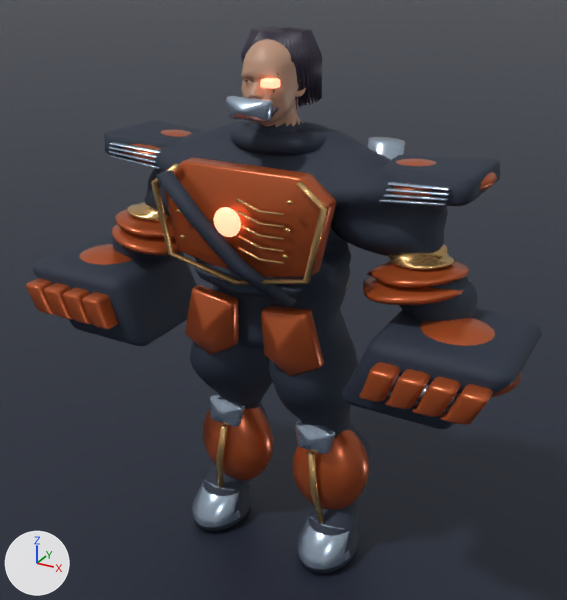
Two versions of the Blender file ArtSource/Heroes/Rook.blend, one commit apart.
Rendered twice from a 50 mm camera at (1.227, -2.218, 2.081) aimed at (0.022, -0.027, 0.985). Arrows for +X, +Y and +Z are at lower left; the lights stay in place. The first picture is the older version.

Objects in the first picture: 'DF_Anatomy', 'DF_GauntletL', 'DF_GauntletR', 'Plane'.
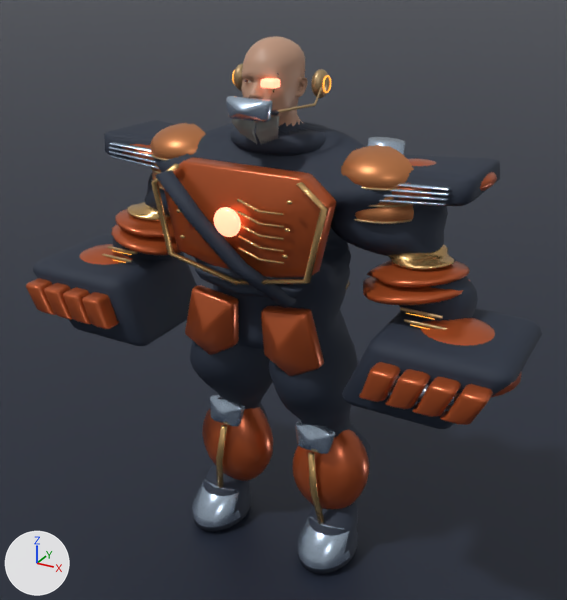
The edits, one by one:
Material 'Brakk concept surface 2' (mat_brakk_concept_surface_2) is new.
Its base color is (0.54, 0.2, 0.07) (orange #c27c4b).
Its metallic is 0.58.
Its roughness is 0.38.
Material 'Brakk concept surface 5' (mat_brakk_concept_surface_5) is new.
Its base color is (0.26, 0.27, 0.25) (grey #8b8e89).
Its metallic is 0.08.
Its roughness is 0.38.
Material 'Brakk concept surface 4' (mat_brakk_concept_surface_4) is new.
Its base color is (0.46, 0.32, 0.16) (brown #b5996f).
Its metallic is 0.58.
Its roughness is 0.38.
Material 'Brakk concept surface 3' (mat_brakk_concept_surface_3) is new.
Its base color is (1.0, 0.38, 0.05) (orange #ffa63f).
Its metallic is 0.08.
Its roughness is 0.38.
Its emission color is (1.0, 0.38, 0.05) (orange #ffa63f).
Its emission strength is 1.1.
Material 'Brakk concept surface 0' (mat_brakk_concept_surface_0) is new.
Its base color is (0.025, 0.032, 0.05) (dark blue #2c323f).
Its metallic is 0.08.
Its roughness is 0.38.
me_df_anatomy is used by ob_df_anatomy; location (0.0, 0.0, 0.0).
me_df_anatomy had 22161 vertices, 21140 faces and spanned x -0.69..0.69, y -0.36..0.28, z 0.02..1.87.
me_df_anatomy now has 26285 vertices, 30560 faces and spans x -0.69..0.69, y -0.36..0.28, z 0.02..1.86.
me_df_anatomy part 1: a new loose piece, a UV sphere (28 segments, 14 rings, poles along z) spanning x -0.164..-0.114, y -0.044..0.034, z 1.679..1.765, in mat_brakk_concept_surface_4 (brown #b5996f).
me_df_anatomy part 2: a new loose piece, a 10-sided cylinder along x spanning x -0.6277..-0.4977, y -0.1682..-0.1587, z 1.1052..1.1152, in mat_brakk_concept_surface_4 (brown #b5996f).
me_df_anatomy part 3: a new loose piece, a 10-sided cylinder along x spanning x -0.6466..-0.5166, y -0.1789..-0.1694, z 1.0749..1.0849, in mat_brakk_concept_surface_4 (brown #b5996f).
me_df_anatomy part 4: a new loose piece, a UV sphere (28 segments, 14 rings, poles along z) spanning x 0.114..0.164, y -0.044..0.034, z 1.679..1.765, in mat_brakk_concept_surface_4 (brown #b5996f).
me_df_anatomy part 5: a new loose piece, a 10-sided cylinder along x spanning x 0.4977..0.6277, y -0.1682..-0.1587, z 1.1052..1.1152, in mat_brakk_concept_surface_4 (brown #b5996f).
me_df_anatomy part 6: a new loose piece, a 10-sided cylinder along x spanning x 0.5166..0.6466, y -0.1789..-0.1694, z 1.0749..1.0849, in mat_brakk_concept_surface_4 (brown #b5996f).
me_df_anatomy part 7: 52 loose pieces with 1392 vertices, spanning x -0.13..0.13, y -0.16..0.12, z 1.63..1.87, are deleted.
me_df_anatomy part 8: 19 vertices moved within x -0.04..0.04, y -0.16, z 1.63; 61 vertices removed from x -0.07..0.07, y -0.16..-0.14, z 1.63..1.67; 3321 vertices added at x -0.48..0.48, y -0.27..0.02, z 1.26..1.75.
Other edits to the shape of me_df_anatomy do not show in these pictures.
me_df_anatomy gains material mat_brakk_concept_surface_0 (dark blue #2c323f).
me_df_anatomy gains material mat_brakk_concept_surface_2 (orange #c27c4b).
me_df_anatomy gains material mat_brakk_concept_surface_3 (orange #ffa63f, glowing orange #ffa63f).
me_df_anatomy gains material mat_brakk_concept_surface_4 (brown #b5996f).
me_df_anatomy gains material mat_brakk_concept_surface_5 (grey #8b8e89).

Boxes (x1, y1, x2, y2) around the edits, measured in the pictures (567 x 600 px):
'DF_Anatomy', reshaped: before (104, 27, 500, 574); after (102, 37, 500, 574)
part 1 of me_df_anatomy, added: after (234, 64, 243, 91)
part 2 of me_df_anatomy, added: after (108, 246, 138, 254)
part 3 of me_df_anatomy, added: after (102, 254, 132, 262)
part 4 of me_df_anatomy, added: after (311, 69, 330, 98)
part 5 of me_df_anatomy, added: after (400, 307, 443, 319)
part 6 of me_df_anatomy, added: after (404, 319, 447, 330)
part 7 of me_df_anatomy, deleted: before (241, 27, 322, 109)
part 8 of me_df_anatomy, built on (mostly hidden before): before (271, 106, 279, 118); after (150, 70, 414, 224)
